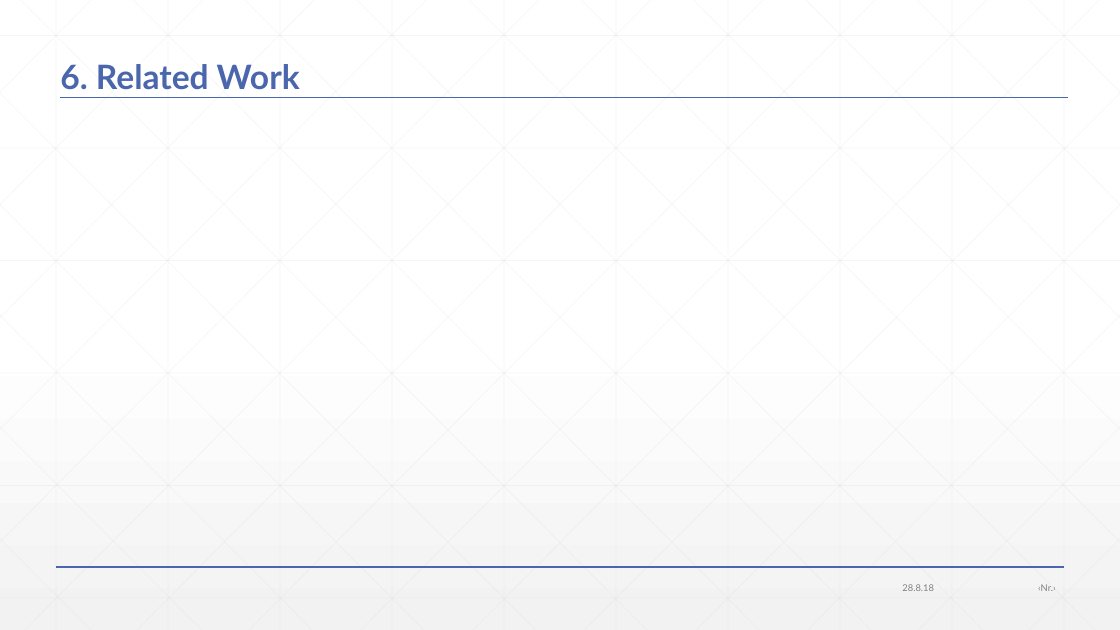
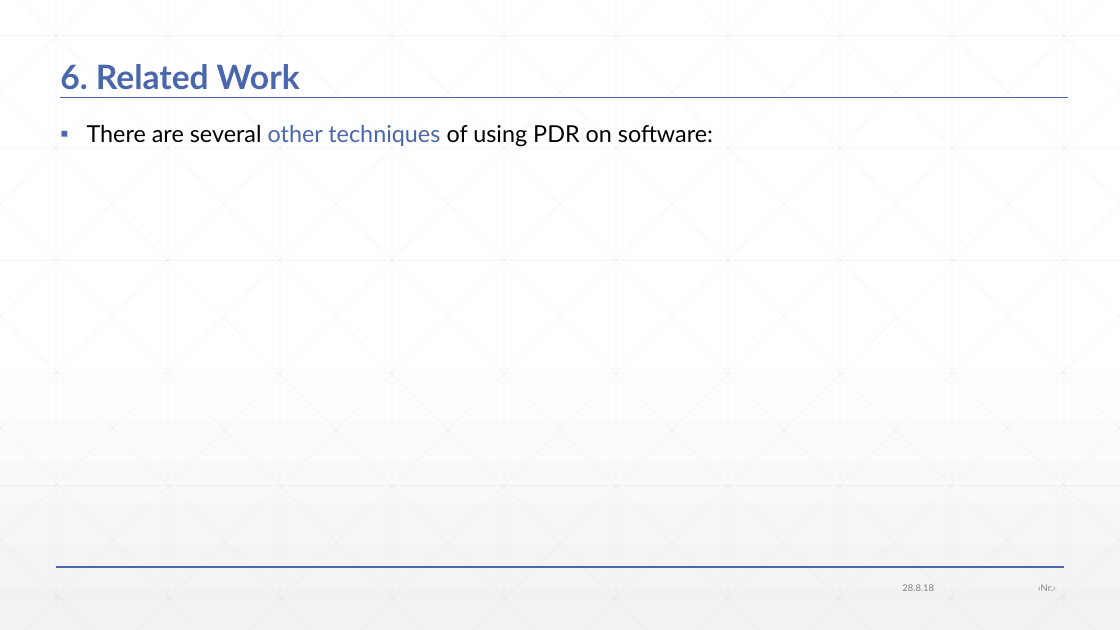
Before and after one commit to JonasWerner/BachelorThesis, a slide deck: slide 65 of Presentation/pdr_presentation.pptx. Drawn at 1120x630 pixels with LibreOffice and Linux fonts; fonts in the diff are those of the drawing; grey boxes stand for pictures. Boxes give left, top, right and bottom in pixels: in the first picture for what was removed or moved away, otherwise in the second. Text is boxed around its words. In the diff, an @@ line names an element or a change of style, - is before the commit and + after.

```diff
--- a/Presentation/pdr_presentation.pptx
+++ b/Presentation/pdr_presentation.pptx
@@ text added at (87, 124, 713, 147), 20 pt, text #000000 @@
+▪ There are several other techniques of using PDR on software:
```
Also in this commit, not shown: 14 other slides changed, 3 slides added, 1 slide removed, 1 other file.
